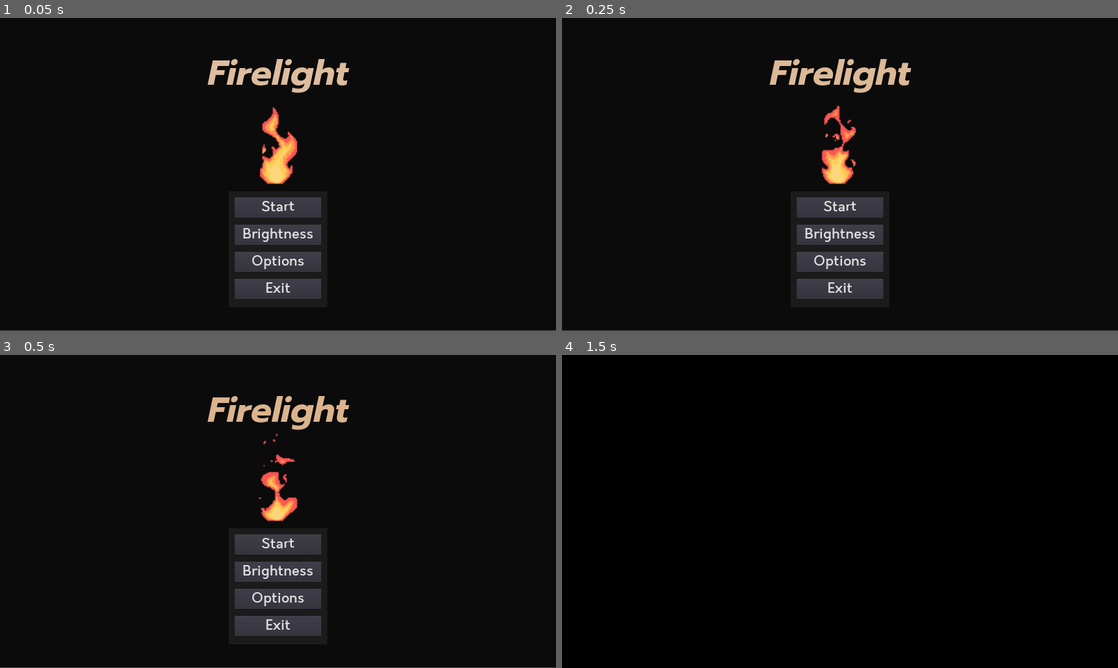
Above: before the commit, frames 1-4 (two rows, left to right).
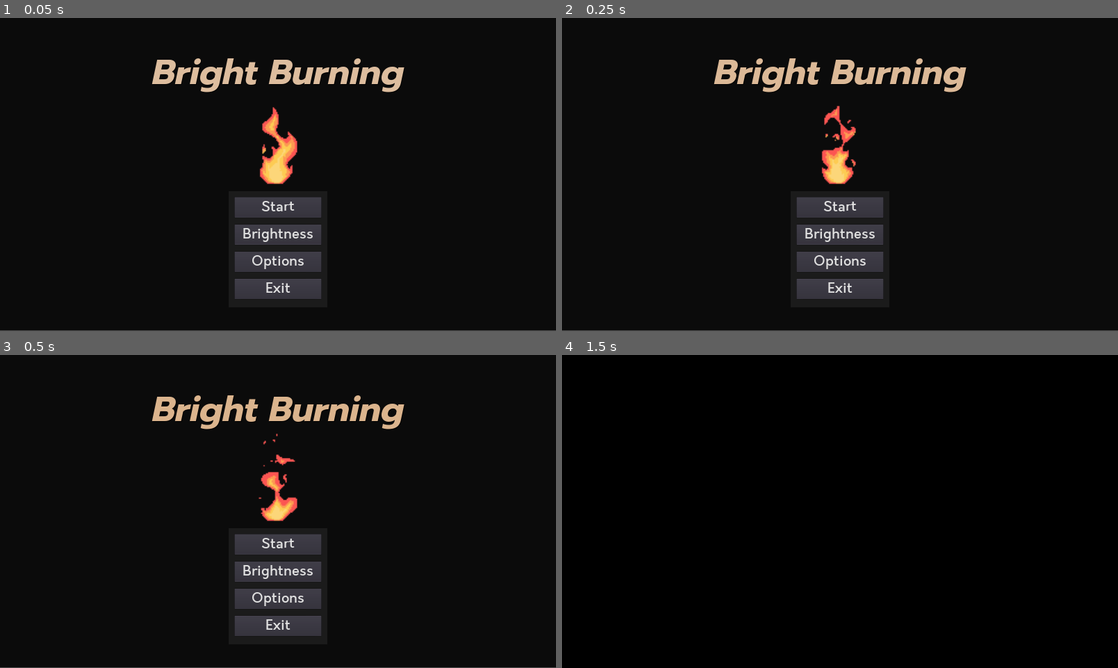
Above: after the commit, the same moments.

Repository: aozero/INTD450-Game
Game: Godot game, scene res://Scenes/Menus/MainMenu.tscn
Two runs of this game, one before a commit and one after it. Both use one fixed random seed, a clock stepped at 60 frames per second and the inputs below. Sound files missing from this copy of the repository are replaced by a short silence.
Inputs (mouse positions are in pixels of both pictures, inside the frame that each line leads up to):
- Up to frame 1 (0.05 s): no input
- Up to frame 2 (0.25 s): no input
- Up to frame 3 (0.5 s): no input
- Up to frame 4 (1.5 s): click "Start" at 0.5 s; tap Enter (ui_accept) at 1.25 s; move the mouse to (962, 495) at 1.27 s; hold D (move_right) from 1.28 s (still down); hold E (interact) from 1.28 s (still down); click (962, 495) at 1.42 s

The runs differ from the first frame. In frame 1, 2.0% of the frame differs, in the area x 27-73%, y 12-24%; in frame 2, 2.0%; in frame 3, 2.0%; in frame 4, nothing differs.

Commit message:
Update MainMenu.tscn

Diff:
--- a/Scenes/Menus/MainMenu.tscn
+++ b/Scenes/Menus/MainMenu.tscn
@@ -105,8 +105,8 @@
 anchor_top = 0.0
 anchor_right = 1.0
 anchor_bottom = 0.0
-margin_top = 98.0
-margin_bottom = 280.0
+margin_top = 97.0
+margin_bottom = 279.0
 rect_pivot_offset = Vector2( 0, 0 )
 rect_clip_content = false
 mouse_filter = 2
@@ -116,7 +116,7 @@
 custom_fonts/font = SubResource( 1 )
 custom_colors/font_color = Color( 0.856556, 0.658658, 0.466851, 1 )
 custom_colors/font_color_shadow = Color( 0, 0, 0, 1 )
-text = "Firelight"
+text = "Bright Burning"
 align = 1
 valign = 1
 percent_visible = 1.0
